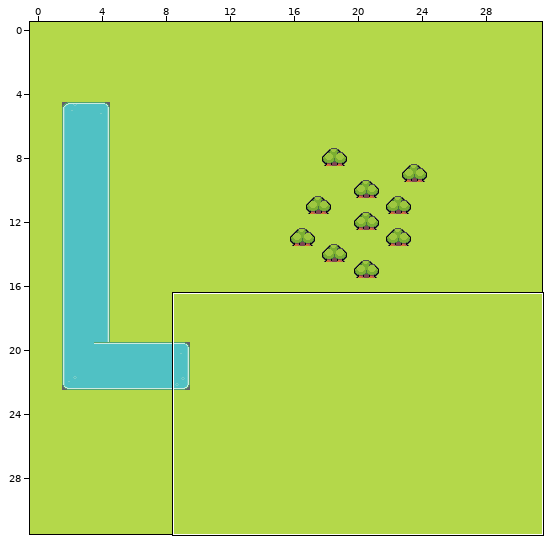
Tiled map -- TownRaiser/TownRaiser/TownRaiserContent/Screens/GameScreen/WorldMap.tmx. Above, an overview of the earlier version with the close-up marked.
Close-up. Before the commit:
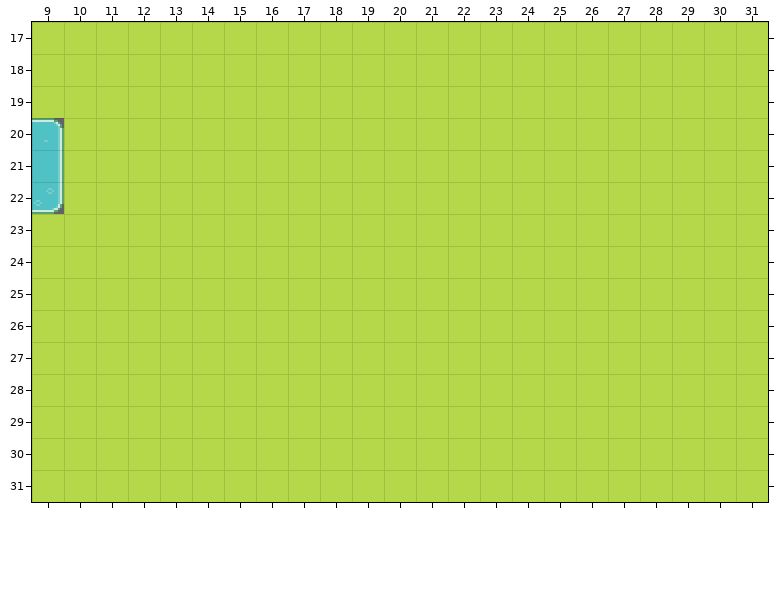
Cells are 16x16 px. Shown: x 9..31, y 17..31.
After:
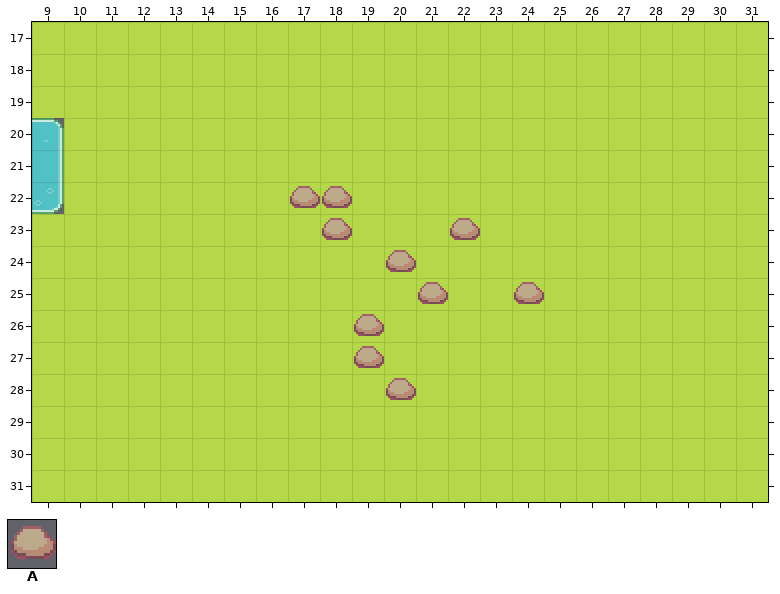
Key: from "MainTileset": A 75.
_ is an empty cell.
The author wrote: Give water tiles a ResourceType and add some stone.
Difference:
Layer "AboveGroundLayer":
The author put tile A in row 22 at x 17 to 18; in row 23 at x 18 and 22; in row 24 at x 20; in row 25 at x 21 and 24; in rows 26 to 27 at x 19; in row 28 at x 20.
Pixel boxes of the changes (left, top, right, bottom) in both close-ups:
added: (290, 186, 352, 240)
added: (450, 218, 480, 240)
added: (386, 250, 448, 304)
added: (514, 282, 544, 304)
added: (354, 314, 416, 400)
